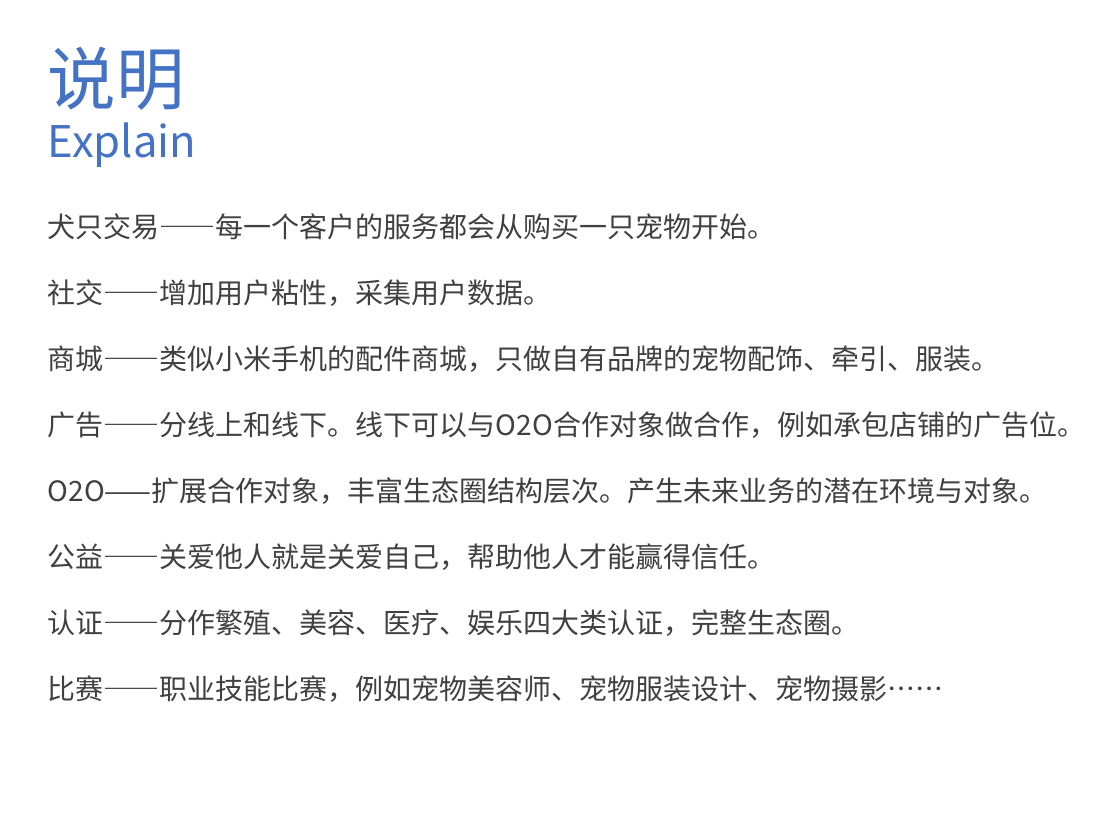
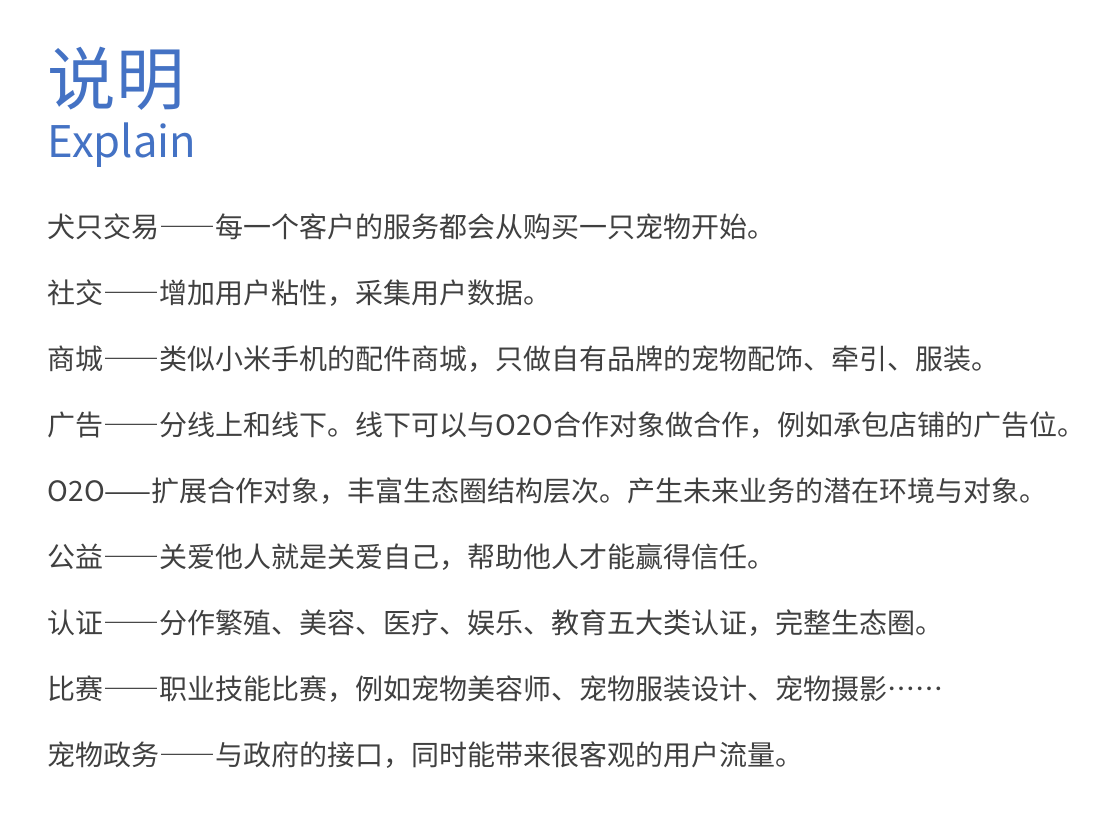
Before and after one commit to eplane/lingdang, a slide deck: slide 5 of doc/ppt/新建 Microsoft PowerPoint 演示文稿 (2).pptx. Drawn at 1120x840 pixels with LibreOffice and Linux fonts; fonts in the diff are those of the drawing. Boxes give left, top, right and bottom in pixels: in the first picture for what was removed or moved away, otherwise in the second. Text is boxed around its words. In the diff, an @@ line names an element or a change of style, - is before the commit and + after.

```diff
--- a/doc/ppt/新建 Microsoft PowerPoint 演示文稿 (2).pptx
+++ b/doc/ppt/新建 Microsoft PowerPoint 演示文稿 (2).pptx
@@ text at <box>48,609,944,636</box>: text changed @@
-认证——分作繁殖、美容、医疗、娱乐四大类认证，完整生态圈。
+认证——分作繁殖、美容、医疗、娱乐、教育五大类认证，完整生态圈。
@@ text at <box>48,741,804,768</box>: paragraph added @@
+宠物政务——与政府的接口，同时能带来很客观的用户流量。
```
Also in this commit, not shown: 6 other slides changed, 5 slides added, 2 slides removed, 5 other files.
